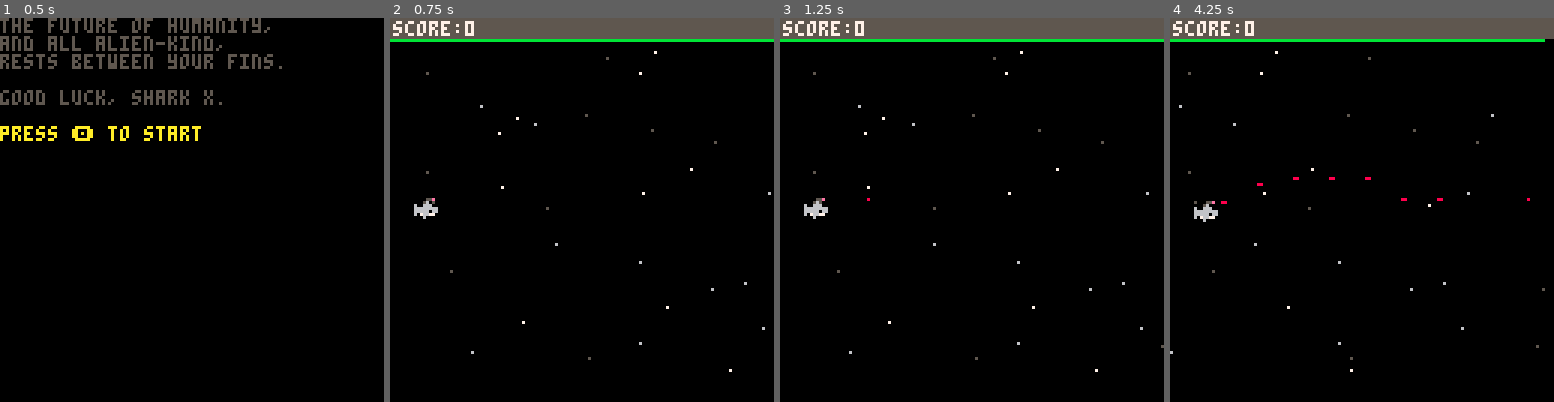
Above: before the commit, frames 1-4 (left to right).
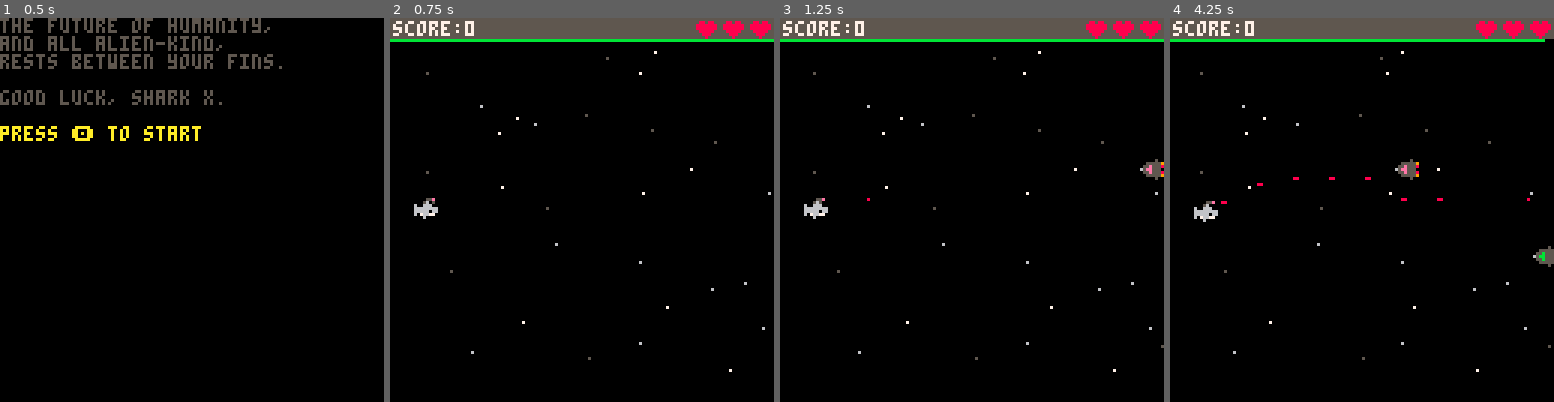
Above: after the commit, the same moments.

Repository: a2/shark-wars
Game: PICO-8 cartridge shark.p8
Same seed, same stepped clock (60 frames per second), same inputs: the game is played once before the commit and once after it.
Inputs:
- Up to frame 1 (0.5 s): tap X (X key) at 0.33 s
- Up to frame 2 (0.75 s): tap O (Z key) at 0.7 s
- Up to frame 3 (1.25 s): tap X (X key) at 1.07 s
- Up to frame 4 (4.25 s): tap O (Z key) every 0.4 s from 1.7 to 4.1 s; tap X (X key) at 1.85, 2.97, 4.08 s; hold Up 2.15-2.42 s; hold Down 3.63-3.97 s

Frame 1 is identical in both runs. In frame 2, 0.5% of the frame differs, in the area x 79-100%, y 0-6%; in frame 3, 1.0%; in frame 4, 1.3%, in the area x 0-100%, y 0-93%.

Commit message:
Add enemy generator and health hearts

Diff:
--- a/shark.p8
+++ b/shark.p8
@@ -177,17 +177,28 @@
   mode.start=time()
 
   --create initial objects
-  make_starfield_generator(5,0.05)--1/20, dk gray
-  make_starfield_generator(6,0.25)--1/4, lt gray
-  make_starfield_generator(7,0.5)--1/2, white
-  make_shark(8,60)
+  make_starfield_generator(5,0.01)--1/20, dk gray
+  make_starfield_generator(6,0.05)--1/4, lt gray
+  make_starfield_generator(7,0.1)--1/2, white
+  mode.shark=make_shark(8,60)
+
+  make_enemy_generator()
 end
 
 function game_update(mode)
 end
 
 function game_draw(mode)
+  --top gray bar
   rectfill(0,0,128,6,5)
+
+  --health hearts (r)
+  local h
+  for h=1,3 do
+    spr(ternary(mode.shark.health>=h,2,3),120-(h-1)*9,1)
+  end
+
+  --score (l)
   print("score:"..mode.score,1,1,7)
   --print("t:"..flr(time()-mode.start),1,1,7)
   --print("fps:"..stat(7),104,1,7)
@@ -233,6 +244,7 @@
     height=8,
     charge=50,
     charge_max=50,
+    health=3,
     update=function(self)
       --shoot on 🅾️
       if btn(4) then
@@ -343,6 +355,55 @@
     end
   })
 end
+
+function make_enemy(x,y,c)
+  make_game_object("enemy",x,y,0,{
+    width=8,
+    height=8,
+    damage=0,
+    max_damage=5,
+    color=c,
+    update=function(self)
+      self.x-=0.5
+
+      foreach_game_object_named("laser",function(obj)
+        if self:overlaps(obj) then
+          self.damage+=1
+          obj.width-=1
+          if (obj.width<1) obj.finished=true
+        end
+      end)
+
+      if (self.damage>self.max_damage) self.finished=true
+    end,
+    draw=function(self)
+      pal(14,self.color)
+      spr(1,self.x,self.y)
+      pal()
+    end
+  })
+end
+
+function make_enemy_generator()
+  return make_game_object("enemy_generator",0,0,-1,{
+    visible=false,
+    start=time(),
+    last_spawn=-100,
+    update=function(self)
+      local now=time()
+      --local gameplay=now-self.start
+      local spawn_every=3--derive some formula?
+      local duration=now-self.last_spawn
+      if duration>spawn_every then
+        --10 to 15 but not 13
+        local c=rndb(10,14)
+        if (c>=13) c+=1
+        make_enemy(128,rndb(mode.min_y,mode.max_y-8),c)
+        self.last_spawn=now
+      end
+    end
+  })
+end
 -->8
 --helpers
 --hit detection helper functions
@@ -394,12 +455,12 @@
   end)
 end
 __gfx__
-111155e1000005000000000000000000000000000000000000000000000000000000000000000000000000000000000000000000000000000000000000000000
-11156111005555590000000000000000000000000000000000000000000000000000000000000000000000000000000000000000000000000000000000000000
-61166611055e55a80000000000000000000000000000000000000000000000000000000000000000000000000000000000000000000000000000000000000000
-6666666665ee55500000000000000000000000000000000000000000000000000000000000000000000000000000000000000000000000000000000000000000
-66666066055e55a80000000000000000000000000000000000000000000000000000000000000000000000000000000000000000000000000000000000000000
-61766771005555590000000000000000000000000000000000000000000000000000000000000000000000000000000000000000000000000000000000000000
+111155e1000005000880880002202200000000000000000000000000000000000000000000000000000000000000000000000000000000000000000000000000
+11156111005555598888888022222220000000000000000000000000000000000000000000000000000000000000000000000000000000000000000000000000
+61166611055e55588888888022222220000000000000000000000000000000000000000000000000000000000000000000000000000000000000000000000000
+6666666665ee55500888880002222200000000000000000000000000000000000000000000000000000000000000000000000000000000000000000000000000
+66666066055e55580088800000222000000000000000000000000000000000000000000000000000000000000000000000000000000000000000000000000000
+61766771005555590008000000020000000000000000000000000000000000000000000000000000000000000000000000000000000000000000000000000000
 11161111000005000000000000000000000000000000000000000000000000000000000000000000000000000000000000000000000000000000000000000000
 11111111000000000000000000000000000000000000000000000000000000000000000000000000000000000000000000000000000000000000000000000000
 00000000000000000000000000000000000000000000000000000000000000000000000000000000000000000000000000000000000000000000000000000000
